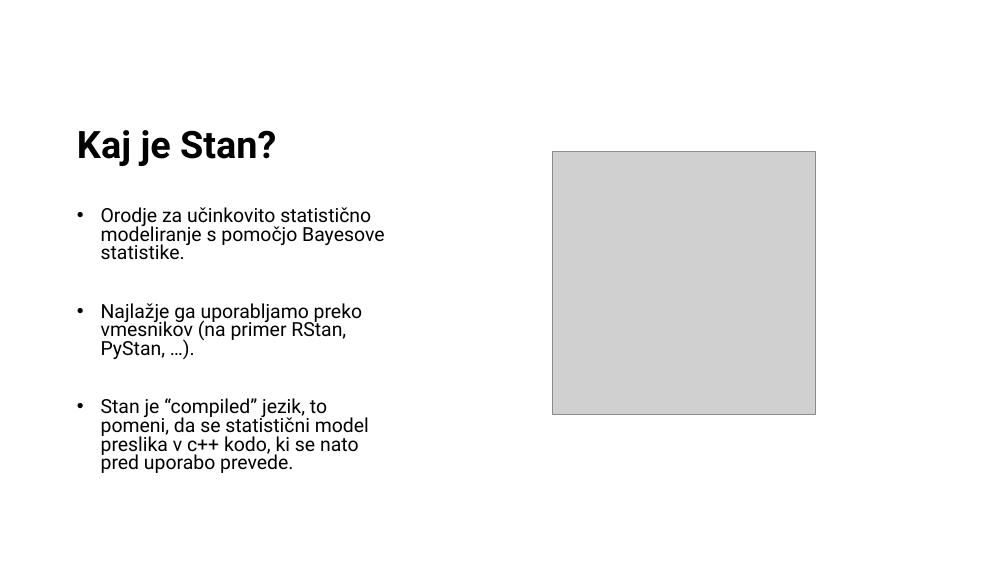
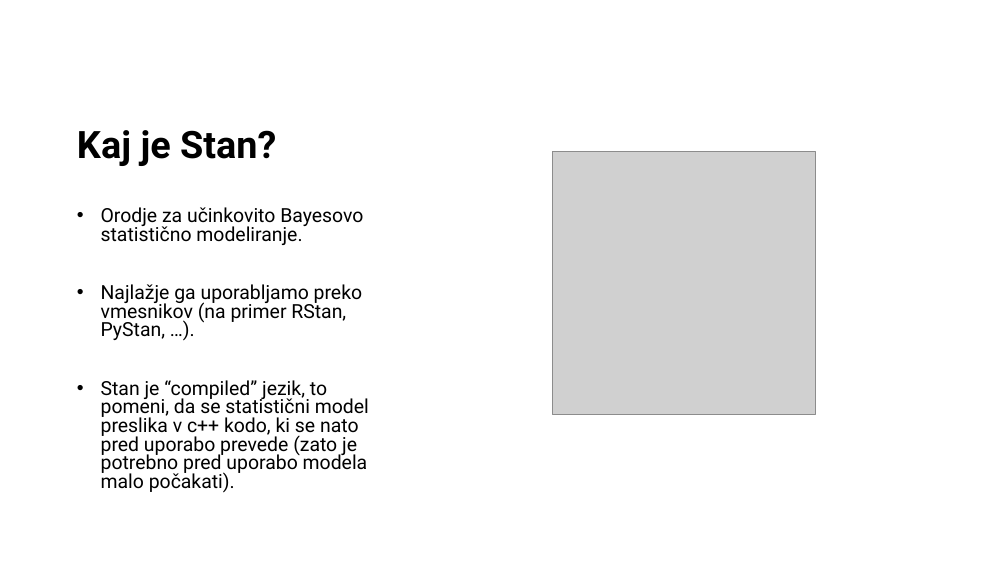
Before and after one commit to bstatcomp/Stan-Intro-Workshop, a slide deck: slide 37 of slides/prezentacija.pptx (slide 36 before the commit). Drawn at 1008x567 pixels with LibreOffice and Linux fonts; fonts in the diff are those of the drawing; grey boxes stand for pictures. Boxes give left, top, right and bottom in pixels: in the first picture for what was removed or moved away, otherwise in the second. Text is boxed around its words. In the diff, an @@ line names an element or a change of style, - is before the commit and + after.

```diff
--- a/slides/prezentacija.pptx
+++ b/slides/prezentacija.pptx
@@ text at [101,207,363,245]: text changed @@
-• Orodje za učinkovito statistično modeliranje s pomočjo Bayesove statistike.
+• Orodje za učinkovito Bayesovo statistično modeliranje.
@@ text at [101,380,369,493]: text changed @@
-• Stan je “compiled” jezik, to pomeni, da se statistični model preslika v c++ kodo, ki se nato pred uporabo prevede.
+• Stan je “compiled” jezik, to pomeni, da se statistični model preslika v c++ kodo, ki se nato pred uporabo prevede (zato je potrebno pred uporabo modela malo počakati).
```
Also in this commit, not shown: 5 other slides changed, 8 slides added, 2 slides removed, 18 other files.
